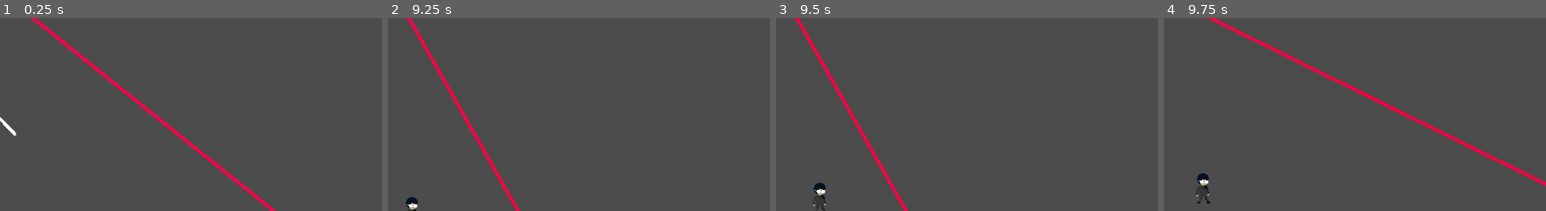
Above: before the commit, frames 1-4 (left to right).
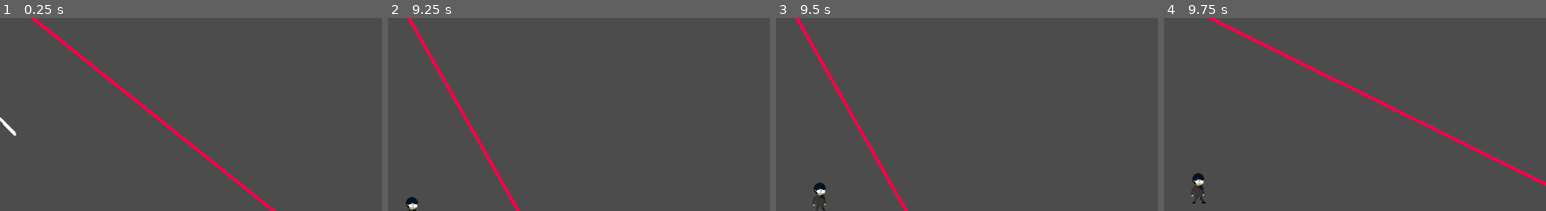
Above: after the commit, the same moments.

Repository: enderpyy/loop
Game: Godot game, scene res://scenes/map.tscn
The game is run twice, just before and just after one commit, with the same random seed, the same clock (stepped at 60 frames per second) and the same inputs.
Inputs (mouse positions are % of the whole screen's width and height, from its top left):
- Up to frame 1 (0.25 s): no input
- Up to frame 2 (9.25 s): move the mouse to (72, 50) at 0.52 s; hold D (move_right) 0.53-2.03 s; tap Space (jump) at 0.77, 1.52, 3.02, 3.77, 4.52, 6.02, 6.77, 7.52, 9.02 s; move the mouse to (30, 61) at 1.27 s; move the mouse to (60, 31) at 2.02 s; hold A (move_left) 2.03-2.78 s; move the mouse to (45, 78) at 2.77 s; hold D (move_right) 2.78-4.28 s; move the mouse to (80, 72) at 3.52 s; move the mouse to (20, 39) at 4.27 s; hold A (move_left) 4.28-5.03 s; move the mouse to (55, 56) at 5.02 s; hold D (move_right) 5.03-5.78 s; move the mouse to (35, 28) at 5.77 s; hold A (move_left) 5.78-7.28 s; move the mouse to (72, 50) at 6.52 s; move the mouse to (30, 61) at 7.27 s; hold D (move_right) from 7.28 s (still down); move the mouse to (60, 31) at 8.02 s; move the mouse to (45, 78) at 8.77 s
- Up to frame 3 (9.5 s): keep holding D (move_right)
- Up to frame 4 (9.75 s): tap Enter at 9.5 s; move the mouse to (80, 72) at 9.52 s; release D (move_right) at 9.53 s; hold A (move_left) from 9.53 s (still down)
The pictures show only the part of the screen within x 28-78%, y 27-77%; the shares and areas given below are measured in that part.

Frames 1-3 are identical in both runs. In frame 4, 0.3% of the frame differs, in the area x 7-13%, y 80-97%.

Commit message:
enter moving right

Diff:
--- a/project.godot
+++ b/project.godot
@@ -43,7 +43,7 @@
 move_right={
 "deadzone": 0.2,
 "events": [Object(InputEventKey,"resource_local_to_scene":false,"resource_name":"","device":-1,"window_id":0,"alt_press …(192 unchanged characters)…
-, Object(InputEventKey,"resource_local_to_scene":false,"reso …(136 unchanged characters)… lse,"keycode":0,"physical_keycode":4194309,"key_label":0,"unicode":0,"location":0,"echo":false,"script":null)
+, Object(InputEventKey,"resource_local_to_scene":false,"reso …(136 unchanged characters)… lse,"keycode":0,"physical_keycode":4194321,"key_label":0,"unicode":0,"location":0,"echo":false,"script":null)
 ]
 }
 move_up={
